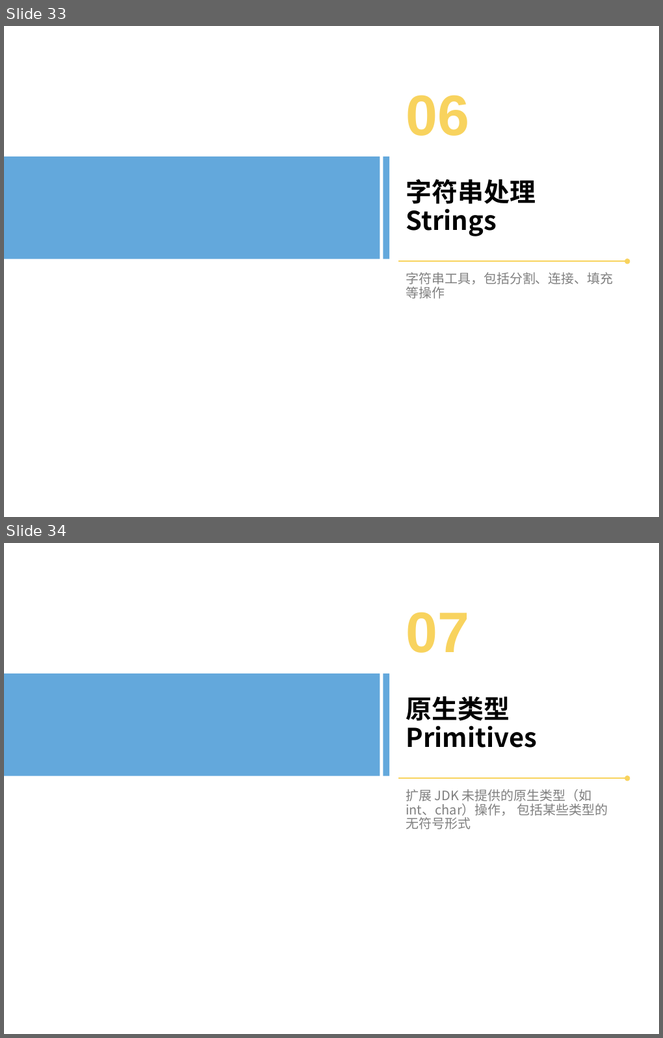
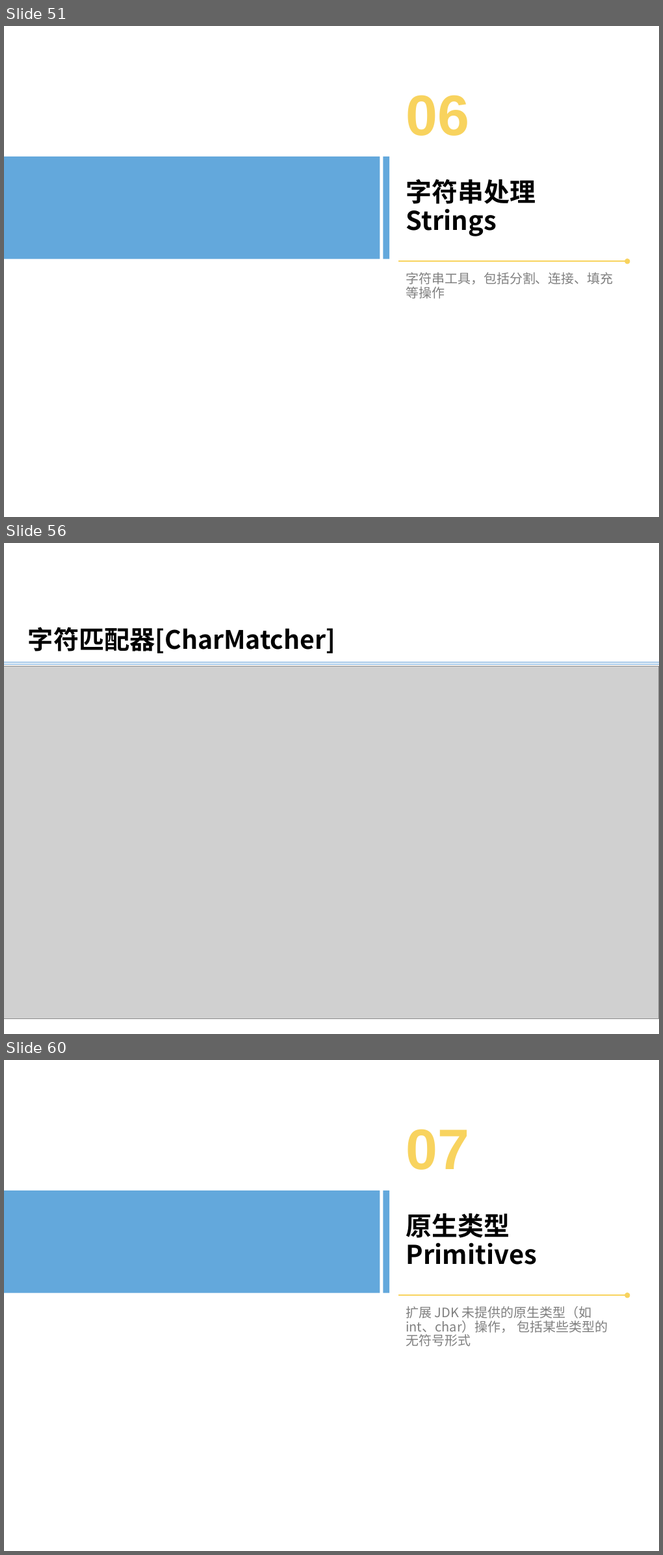
Before and after one commit to bxguo/guava, a slide deck: Guava介绍.pptx. Shown one above the other, each under a label of ours: slides 33 and 34 before the commit, slides 51, 56 and 60 after it; the slides between them are not shown. The pictures are 663x1038 and 663x1555 pixels, drawn with LibreOffice and Linux fonts; fonts in the diff are those of the drawing; grey boxes stand for pictures; background and template pictures are left out. Boxes give left, top, right and bottom in pixels: in the first picture for what was removed or moved away, otherwise in the second. Text is boxed around its words. In the diff, an @@ line names an element or a change of style, - is before the commit and + after.

```diff
--- a/Guava介绍.pptx
+++ b/Guava介绍.pptx
@@ slide 56 added at [4,543,659,1034], background #FFFFFF @@
@@ text added at [28,627,336,653], 28 pt, text #000000, bold @@
+字符匹配器[CharMatcher]
@@ line added from (4, 662) to (659, 662), #5B9BD5 0.5 pt @@
@@ line added from (4, 664) to (659, 664), #5B9BD5 0.5 pt @@
@@ picture added at [4,667,659,1019] @@
@@ what was slide 33 is now slide 51 @@
@@ what was slide 34 is now slide 60 @@
```
Also in this commit, not shown: 1 slide changed, 35 other slides added, 1 other file.
